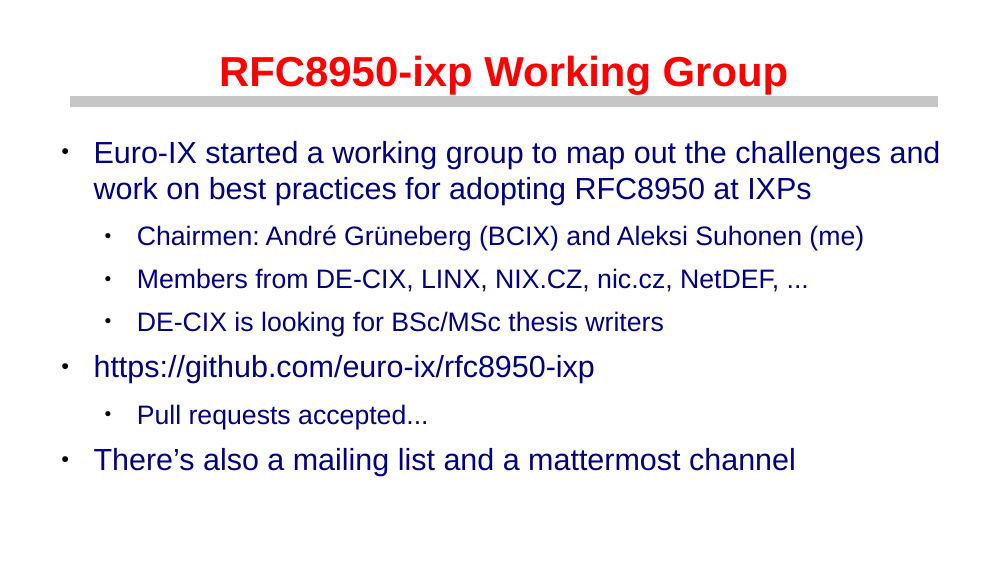
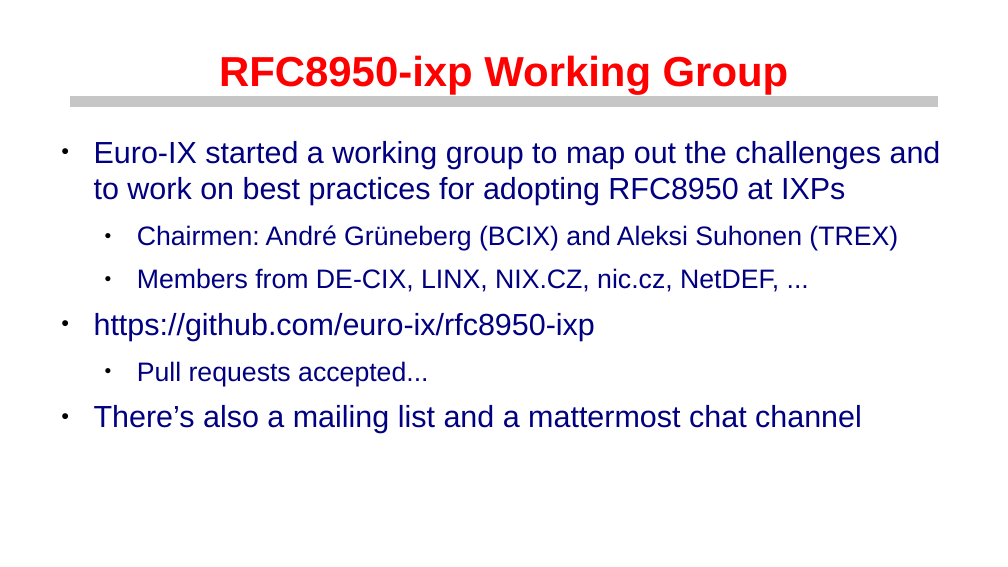
Before and after one commit to euro-ix/rfc8950-ixp, a slide deck: slide 10 of presentations/ipv6-only-ixps.odp. Drawn at 1008x567 pixels with LibreOffice and Linux fonts; fonts in the diff are those of the drawing; background and template pictures are left out. Boxes give left, top, right and bottom in pixels: in the first picture for what was removed or moved away, otherwise in the second. Text is boxed around its words. In the diff, an @@ line names an element or a change of style, - is before the commit and + after.

```diff
--- a/presentations/ipv6-only-ixps.odp
+++ b/presentations/ipv6-only-ixps.odp
@@ text at (x1=94, y1=141, x2=941, y2=251): text changed @@
-● Euro-IX started a working group to map out the challenges and work on best practices for adopting RFC8950 at IXPs
-  ● Chairmen: André Grüneberg (BCIX) and Aleksi Suhonen (me)
+● Euro-IX started a working group to map out the challenges and to work on best practices for adopting RFC8950 at IXPs
+  ● Chairmen: André Grüneberg (BCIX) and Aleksi Suhonen (TREX)
@@ text at (x1=137, y1=311, x2=663, y2=336): paragraph removed @@
-  ● DE-CIX is looking for BSc/MSc thesis writers
@@ text at (x1=94, y1=405, x2=862, y2=433): text changed @@
-● There’s also a mailing list and a mattermost channel
+● There’s also a mailing list and a mattermost chat channel
```
Also in this commit, not shown: 5 other slides changed, 3 slides added, 1 other file.
